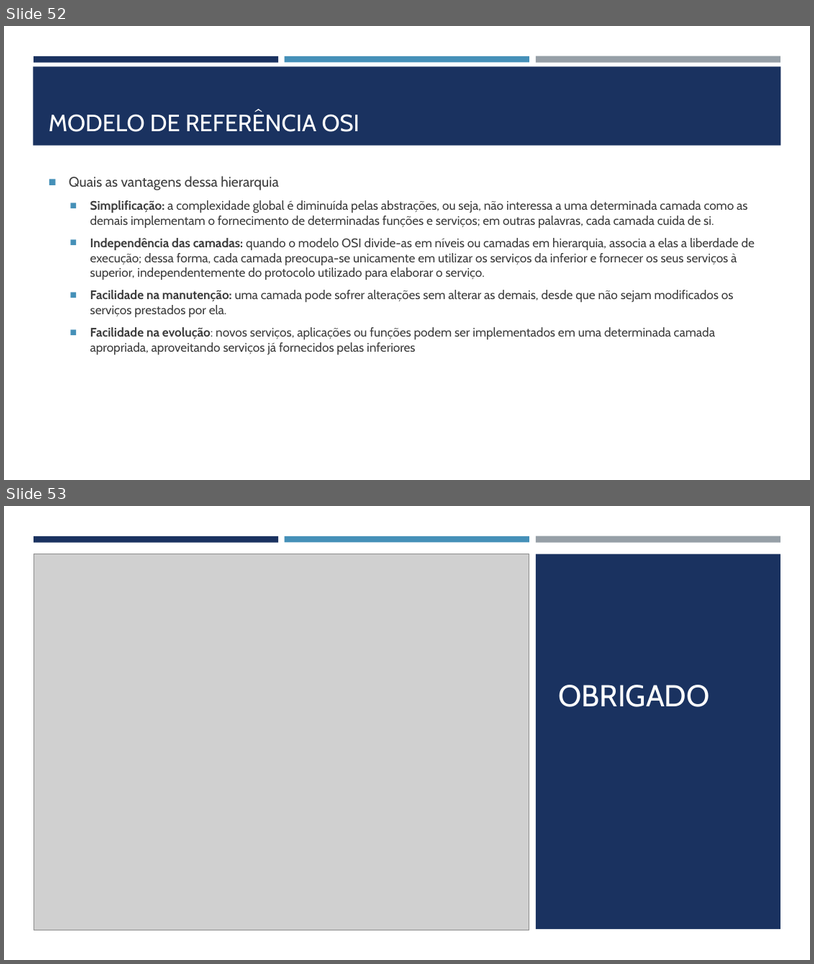
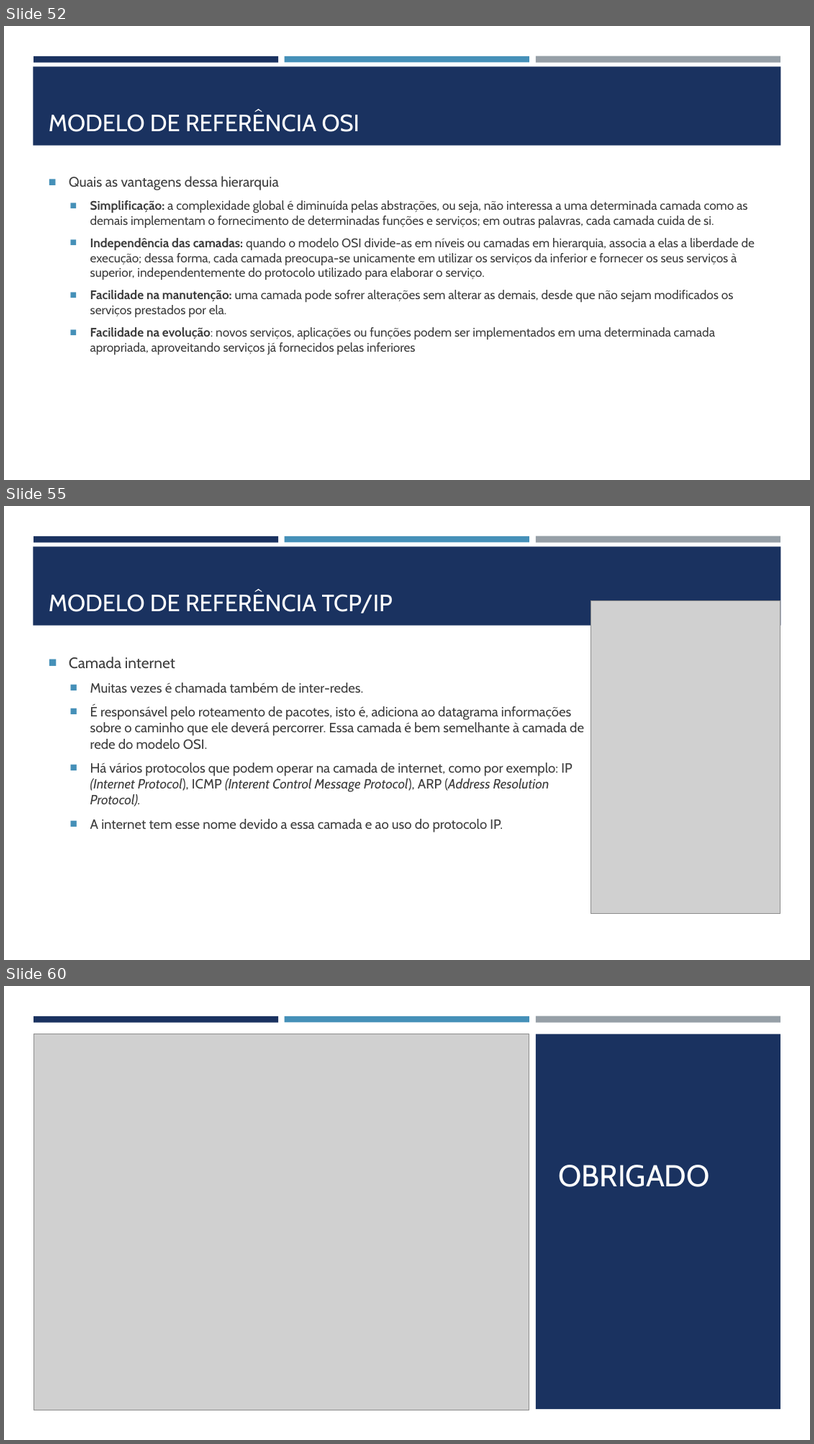
Before and after one commit to joelteixeiradacunha/aulas_php_mysql, a slide deck: Redes/REDES DE COMPUTADORES.pptx. Shown one above the other, each under a label of ours: slides 52 and 53 before the commit, slides 52, 55 and 60 after it; the slides between them are not shown. The pictures are 814x964 and 814x1444 pixels, drawn with LibreOffice and Linux fonts; fonts in the diff are those of the drawing; grey boxes stand for pictures. Boxes give left, top, right and bottom in pixels: in the first picture for what was removed or moved away, otherwise in the second. Text is boxed around its words. In the diff, an @@ line names an element or a change of style, - is before the commit and + after.

```diff
--- a/Redes/REDES DE COMPUTADORES.pptx
+++ b/Redes/REDES DE COMPUTADORES.pptx
@@ slide 55 added at (4,506,810,960), background #FFFFFF; not listed: 4 template elements that a slide beside it also shows @@
@@ title added at (49,594,393,613), 28 pt, text #FFFFFF @@
+MODELO DE REFERÊNCIA TCP/IP
@@ picture added at (592,601,782,914) @@
@@ text added at (69,656,584,832), 16 pt, text #3D3D3D @@
+■ Camada internet
+  ■ Muitas vezes é chamada também de inter-redes.
+  ■ É responsável pelo roteamento de pacotes, isto é, adiciona ao datagrama informações sobre o caminho que ele deverá percorrer. Essa camada é bem semelhante à camada de rede do modelo OSI.
+  ■ Há vários protocolos que podem operar na camada de internet, como por exemplo: IP (Internet Protocol), ICMP (Interent Control Message Protocol), ARP (Address Resolution Protocol).
+  ■ A internet tem esse nome devido a essa camada e ao uso do protocolo IP.
@@ what was slide 53 is now slide 60 @@
```
Also in this commit, not shown: 6 other slides added, 1 other file.
